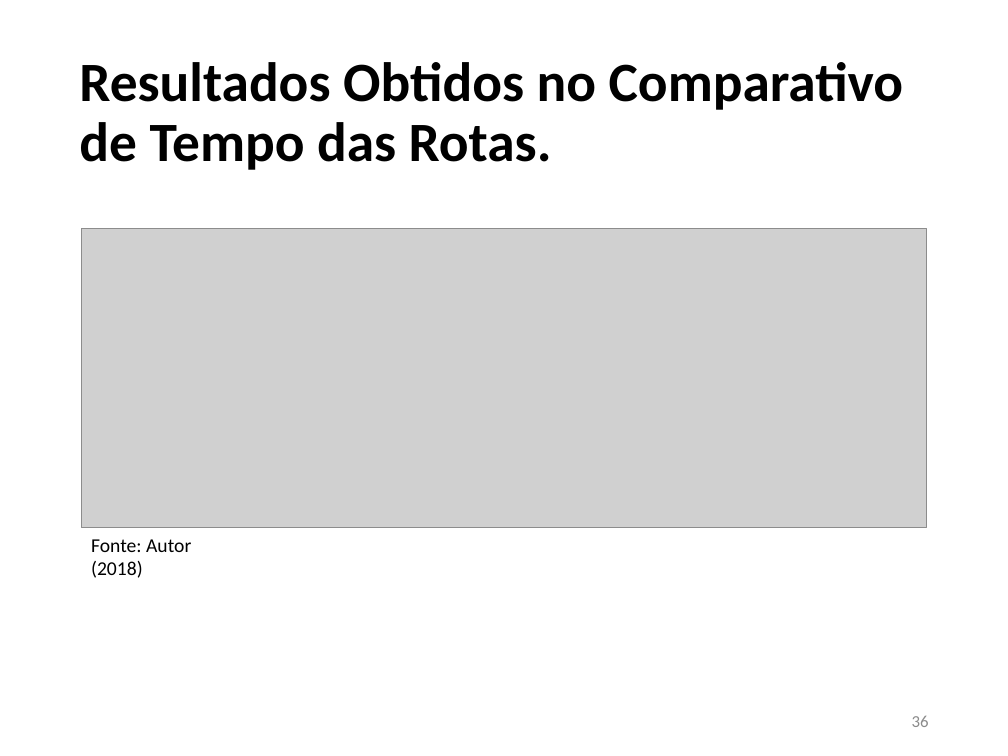
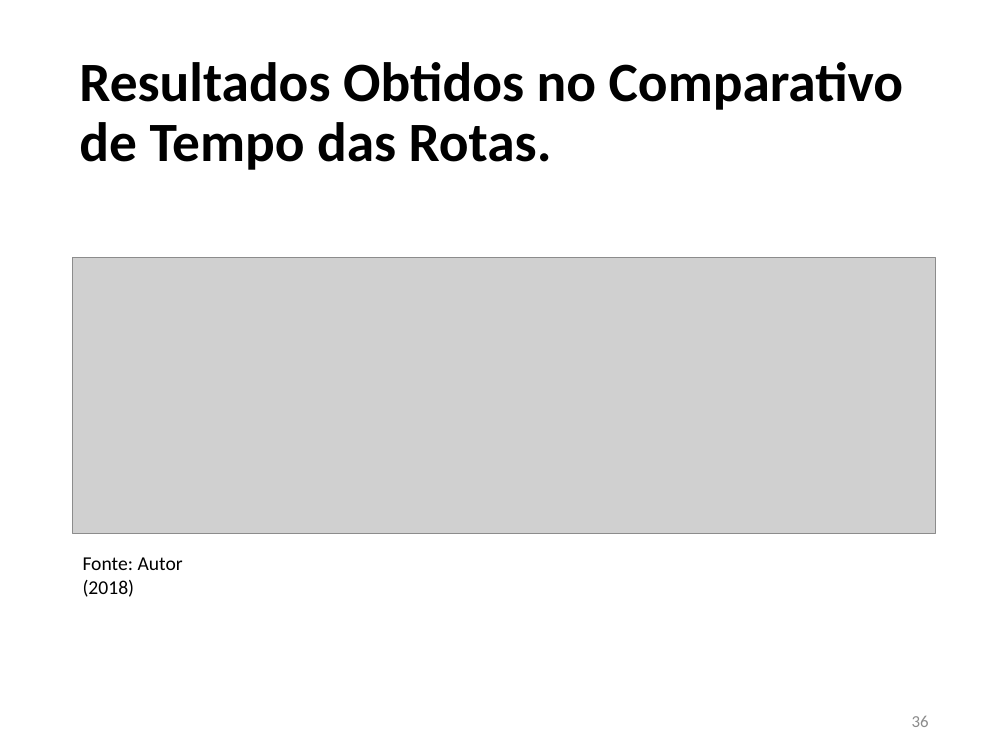
Before and after one commit to JoaoVFG/documentacaoTG, a slide deck: slide 36 of APRESENTAÇÃO JOAO VITOR.pptx. Drawn at 1008x756 pixels with LibreOffice and Linux fonts; fonts in the diff are those of the drawing; grey boxes stand for pictures. Boxes give left, top, right and bottom in pixels: in the first picture for what was removed or moved away, otherwise in the second. Text is boxed around its words. In the diff, an @@ line names an element or a change of style, - is before the commit and + after.

```diff
--- a/APRESENTAÇÃO JOAO VITOR.pptx
+++ b/APRESENTAÇÃO JOAO VITOR.pptx
@@ picture: place and size @@
-picture at bbox=[82, 228, 927, 527]
+picture at bbox=[73, 258, 935, 533]
@@ text "Fonte: Autor (2018)": place and size @@
-text "Fonte: Autor (2018)" at bbox=[91, 539, 191, 578]
+text "Fonte: Autor (2018)" at bbox=[83, 557, 183, 597]
```
Also in this commit, not shown: 6 other slides changed, 3 other files.
